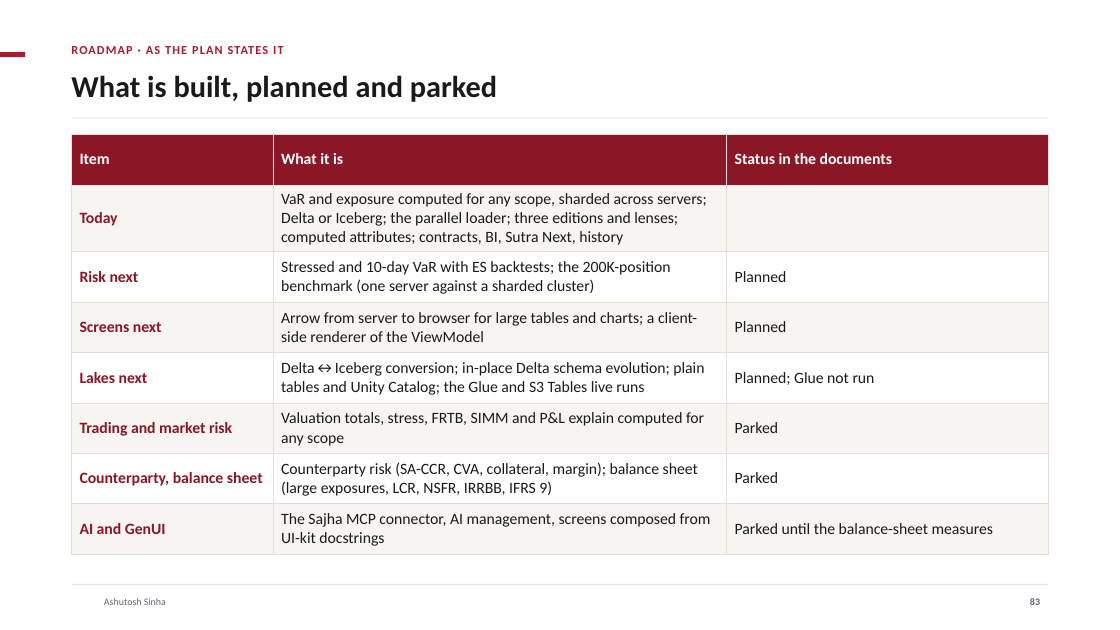
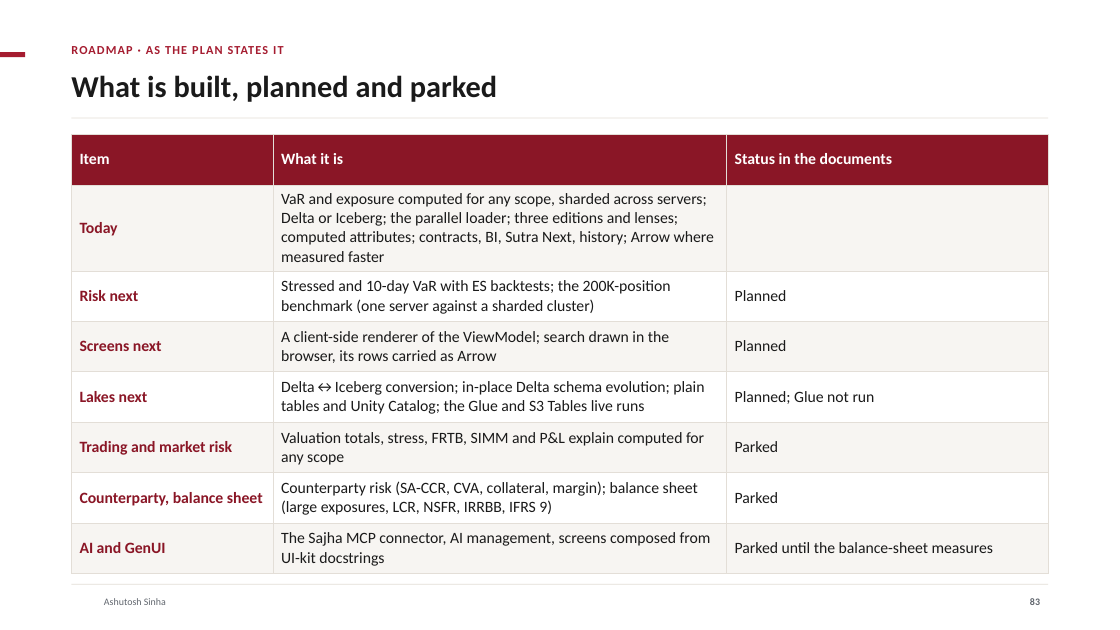
Before and after one commit to ajsinha/drishti, a slide deck: slide 83 of docs/publications/Drishti-Design-and-Evidence.pptx. Drawn at 1120x630 pixels with LibreOffice and Linux fonts; fonts in the diff are those of the drawing; background and template pictures are left out. Boxes give left, top, right and bottom in pixels: in the first picture for what was removed or moved away, otherwise in the second. Text is boxed around its words. In the diff, an @@ line names an element or a change of style, - is before the commit and + after.

```diff
--- a/docs/publications/Drishti-Design-and-Evidence.pptx
+++ b/docs/publications/Drishti-Design-and-Evidence.pptx
@@ table at <box>71,134,1049,570</box> @@
-row 2, column 2: VaR and exposure computed for any scope, sharded across servers; Delta or Iceberg; the parallel loader; three editions and lenses; computed attributes; contracts, BI, Sutra Next, history
+row 2, column 2: VaR and exposure computed for any scope, sharded across servers; Delta or Iceberg; the parallel loader; three editions and lenses; computed attributes; contracts, BI, Sutra Next, history; Arrow where measured faster
-row 4, column 2: Arrow from server to browser for large tables and charts; a client-side renderer of the ViewModel
+row 4, column 2: A client-side renderer of the ViewModel; search drawn in the browser, its rows carried as Arrow
```
Also in this commit, not shown: 2 other slides changed, 11 other files.
